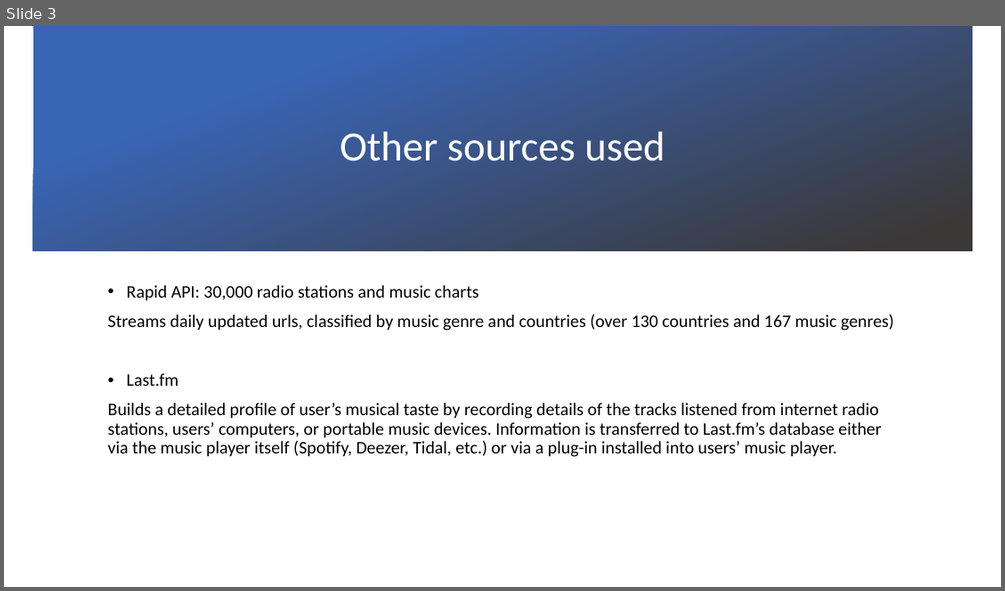
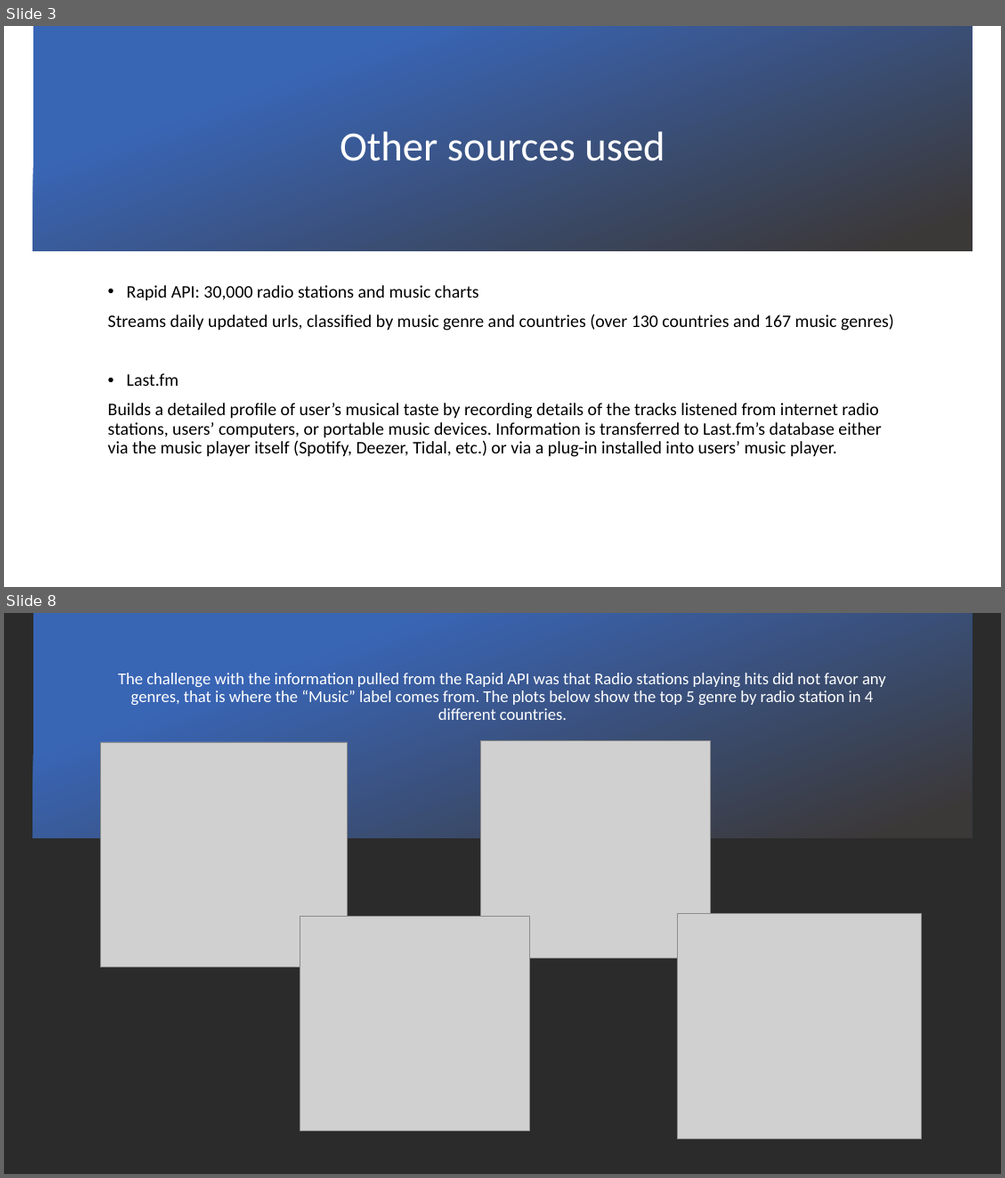
Before and after one commit to c-l-nguyen/hayleys-cosmic-songs, a slide deck: Presentation draft.pptx. Shown one above the other, each under a label of ours: slide 3 before the commit, slides 3 and 8 after it; the slides between them are not shown. The pictures are 1005x591 and 1005x1178 pixels, drawn with LibreOffice and Linux fonts; fonts in the diff are those of the drawing; grey boxes stand for pictures; background and template pictures are left out; a plain dark background stands for a picture behind light text. Boxes give left, top, right and bottom in pixels: in the first picture for what was removed or moved away, otherwise in the second. Text is boxed around its words. In the diff, an @@ line names an element or a change of style, - is before the commit and + after.

```diff
--- a/Presentation draft.pptx
+++ b/Presentation draft.pptx
@@ slide 8 added at box(4, 613, 1001, 1174), background picture (left out) @@
@@ rectangle added at box(33, 613, 972, 838), fill gradient #3965B5 to #3B3838 @@
@@ title added at box(118, 673, 886, 720), 16 pt, text #FFFFFF @@
+The challenge with the information pulled from the Rapid API was that Radio stations playing hits did not favor any genres, that is where the “Music” label comes from. The plots below show the top 5 genre by radio station in 4 different countries.
@@ picture added at box(100, 742, 348, 967) @@
@@ picture added at box(480, 741, 710, 958) @@
@@ picture added at box(300, 916, 530, 1131) @@
@@ picture added at box(677, 914, 922, 1139) @@
```
Also in this commit, not shown: 2 slides changed, 2 other slides added, 3 slides removed.
